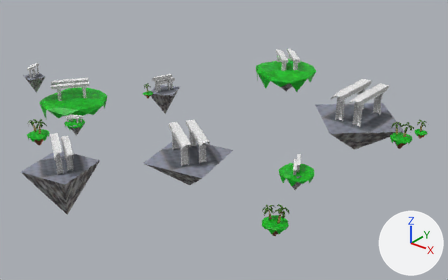
Before and after pictures for a commit that changed the glTF model models/islands.gltf.
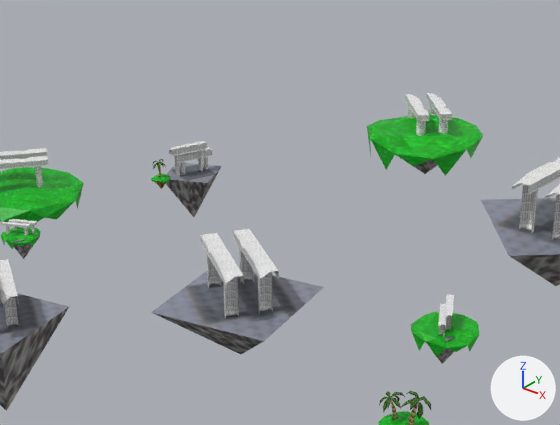
There are two pictures of each version: one whole from a camera (50 mm lens) standing at (607.0, -695.0, 443.0) and looking at (41.0, 12.0, 5.0), one close up on the part from 14% to 80% of the width and 0% to 79% of the height. The lights are fixed; the arrows at lower right show +X, +Y and +Z. Where no turn or scale is listed for an object, it has been applied to the vertices.

Names of what the first close-up shows: 'Icosphere.010', 'Icosphere.011', 'Icosphere.012', 'Icosphere.013', 'Icosphere.014', 'Icosphere.015', 'LLL.002', 'LLL.004', 'LLL.005', 'LLL.008', 'LLL.020', 'LLL.022', 'LLL.023', 'Room_1.041', 'Room_1.042', 'TREP.005'.
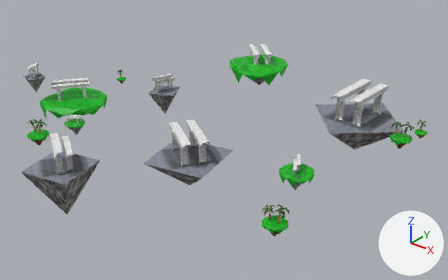
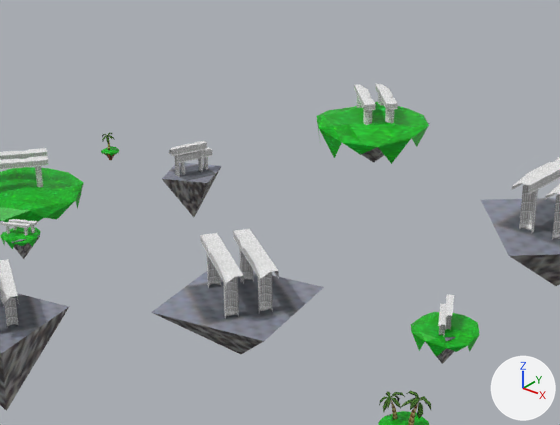
Commit message: update islands

Scene script edits in JSON lines:
```json
{"op": "set", "path": "ob_lll_004.location", "old": "(1.2, 253.3, 38.7)", "new": "(-57.9, 247.3, 38.7)"}
{"op": "set", "path": "ob_lll_008.location", "old": "(1.2, 253.3, 38.7)", "new": "(-57.9, 247.3, 38.7)"}
{"op": "set", "path": "ob_icosphere_012.location", "old": "(0.6, 249.0, 49.8)", "new": "(-58.4, 243.0, 49.8)"}
{"op": "set", "path": "ob_icosphere_014.location", "old": "(-148.3, 31.2, 33.4)", "new": "(-240.6, 52.7, 33.4)"}
{"op": "set", "path": "ob_icosphere_015.location", "old": "(-148.3, 31.2, 33.1)", "new": "(-240.6, 52.7, 33.1)"}
{"op": "set", "path": "ob_trep_005.location", "old": "(-148.9, 30.4, 34.5)", "new": "(-241.1, 51.9, 34.5)"}
```

Where the change shows, as pixel boxes [x1, y1, x2, y2] in the close-ups (560 x 425 px):
```json
{"object": "Icosphere.012", "change": "moved", "before": [367, 111, 483, 176], "after": [317, 102, 429, 164]}
{"object": "LLL.008", "change": "moved", "before": [405, 93, 452, 136], "after": [354, 84, 398, 125]}
{"object": "LLL.004", "change": "moved", "before": [395, 133, 483, 174], "after": [361, 123, 430, 162]}
{"object": "Icosphere.014", "change": "moved", "before": [151, 174, 171, 184], "after": [101, 146, 119, 156]}
{"object": "TREP.005", "change": "moved", "before": [153, 159, 167, 177], "after": [102, 133, 115, 150]}
{"object": "Icosphere.015", "change": "moved", "before": [154, 181, 166, 189], "after": [103, 153, 115, 160]}
```
